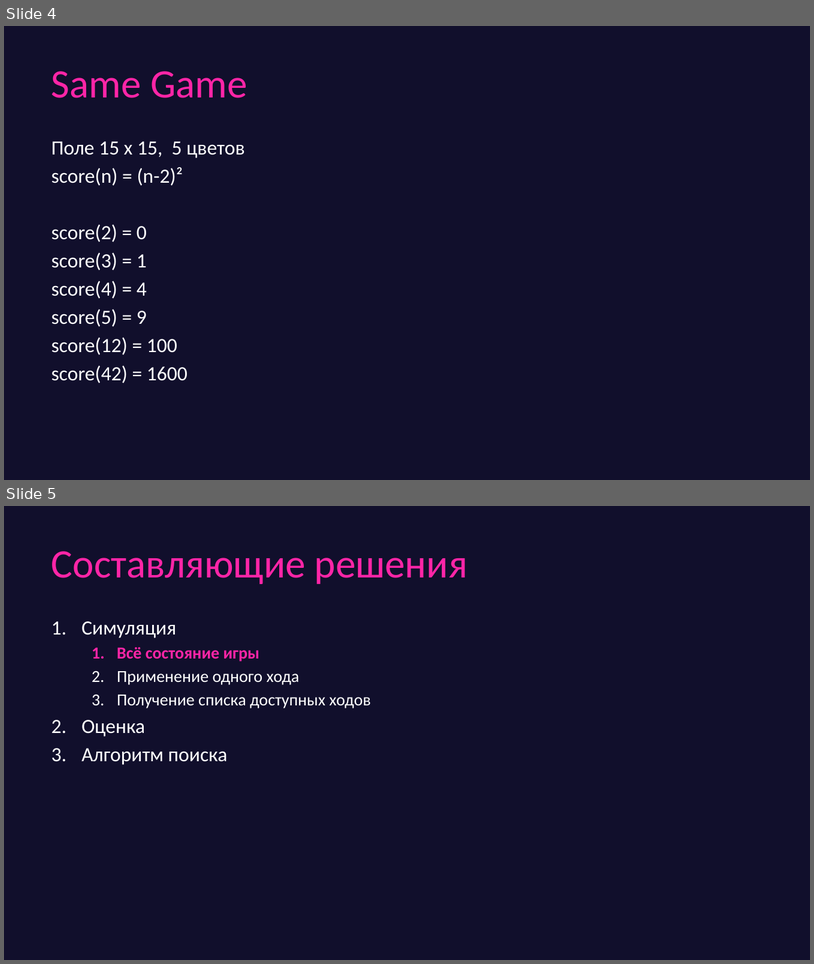
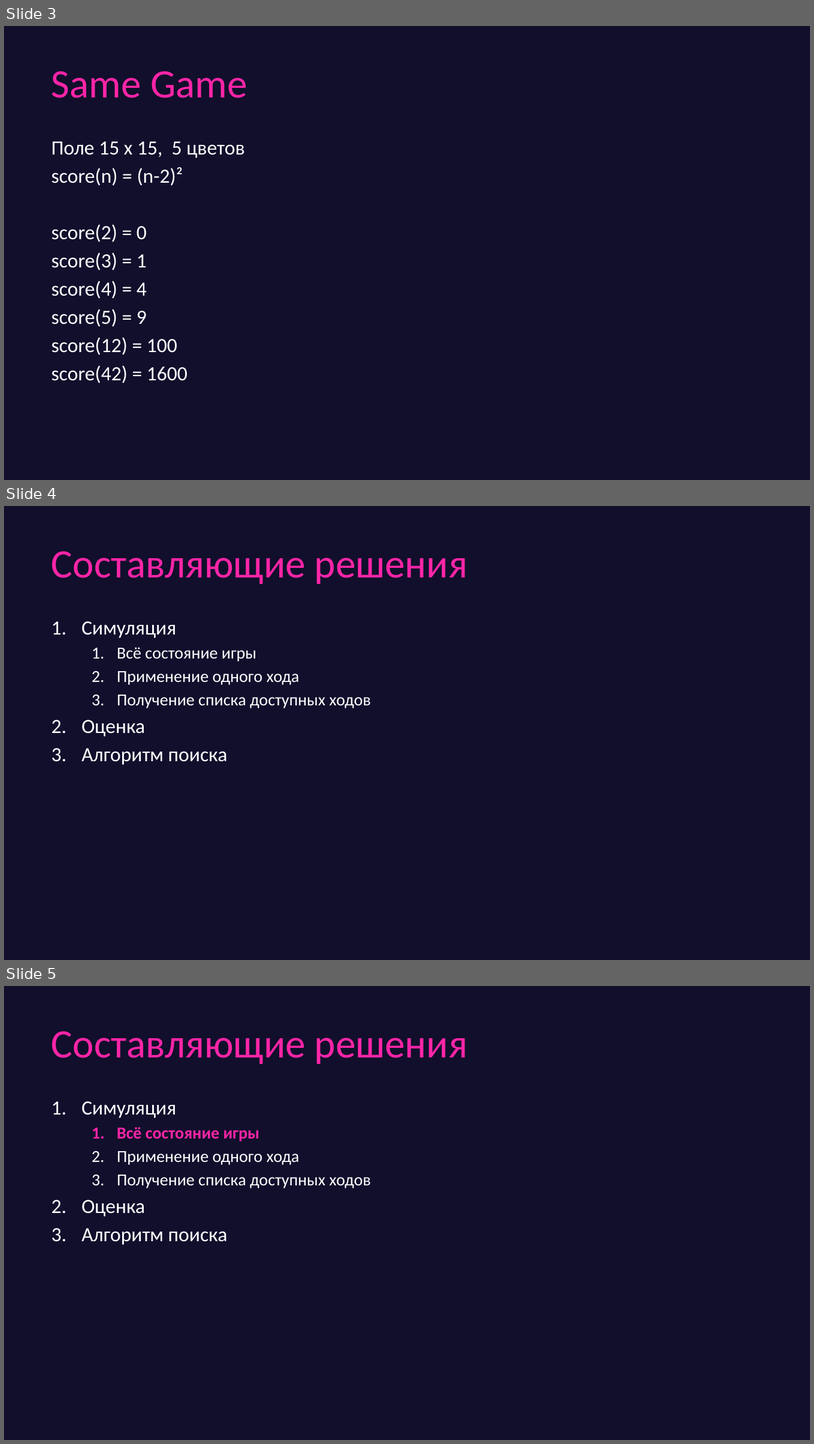
Before and after one commit to game-ai-course/game-ai-school, a slide deck: slides/online_4dx1.5h/day2-greedy.pptx. Shown one above the other, each under a label of ours: slides 4 and 5 before the commit, slides 3, 4 and 5 after it. The pictures are 814x964 and 814x1444 pixels, drawn with LibreOffice and Linux fonts; fonts in the diff are those of the drawing. Boxes give left, top, right and bottom in pixels: in the first picture for what was removed or moved away, otherwise in the second. Text is boxed around its words. In the diff, an @@ line names an element or a change of style, - is before the commit and + after.

```diff
--- a/slides/online_4dx1.5h/day2-greedy.pptx
+++ b/slides/online_4dx1.5h/day2-greedy.pptx
@@ slide 4 added at [4,506,810,960], background #110F2C @@
@@ title added at [51,551,468,584], 48 pt, text #FE25A7 @@
+Составляющие решения
@@ text added at [81,621,371,765], 20 pt, text #FFFFFF @@
+1. Симуляция
+  1. Всё состояние игры
+  2. Применение одного хода
+  3. Получение списка доступных ходов
+2. Оценка
+3. Алгоритм поиска
@@ what was slide 4 is now slide 3 @@
```
Also in this commit, not shown: 9 slides changed, 4 other slides added, 1 slide removed, 1 other file.
